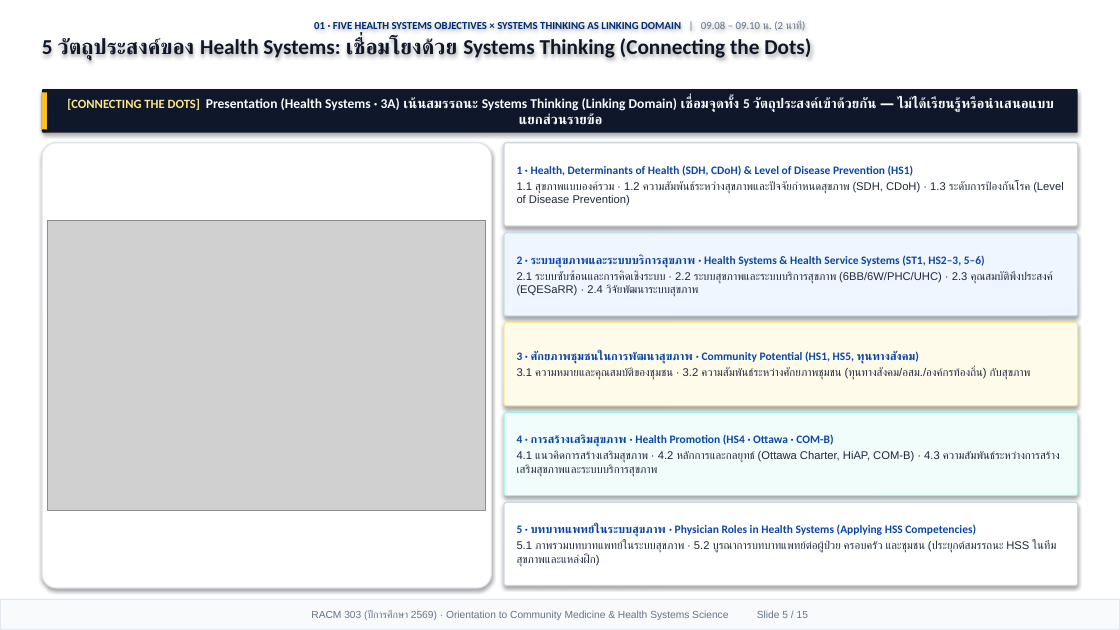
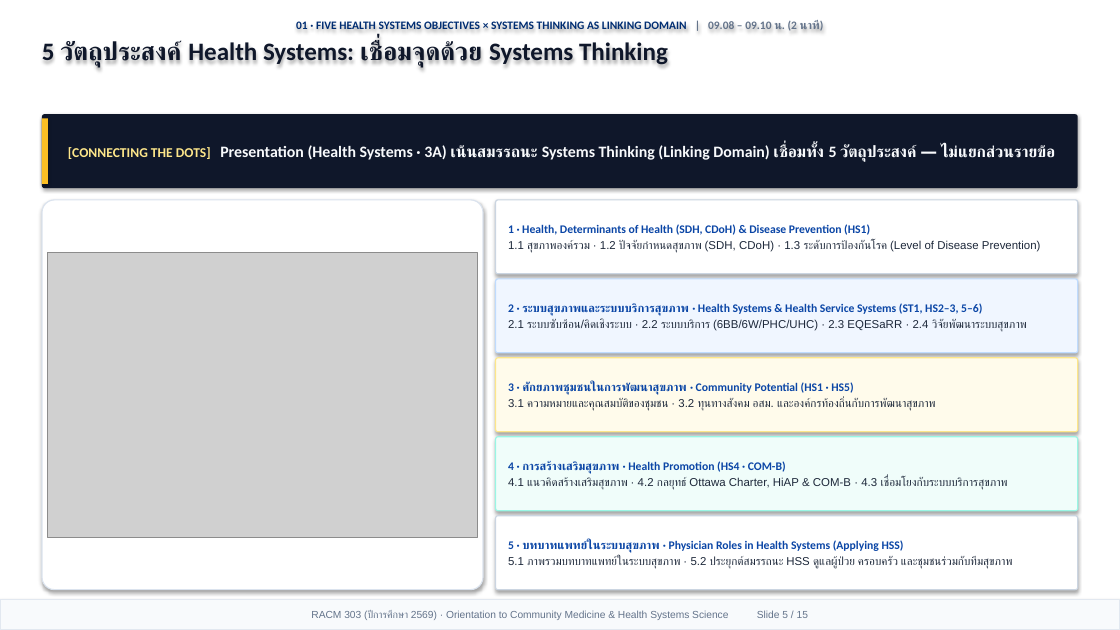
Before and after one commit to smartwoo/racm303-2569, a slide deck: slide 5 of exports/pptx/RACM303_2569_Orientation_Slides.pptx. Drawn at 1120x630 pixels with LibreOffice and Linux fonts; fonts in the diff are those of the drawing; grey boxes stand for pictures. Boxes give left, top, right and bottom in pixels: in the first picture for what was removed or moved away, otherwise in the second. Text is boxed around its words. In the diff, an @@ line names an element or a change of style, - is before the commit and + after.

Commit message:
feat(orientation): Apple Keynote 1/3 header + 2/3 Bento deck, HD original HSS figures with citations, and 6-form-factor responsive design

```diff
--- a/exports/pptx/RACM303_2569_Orientation_Slides.pptx
+++ b/exports/pptx/RACM303_2569_Orientation_Slides.pptx
@@ text at [296,20,824,31]: size 9.2 to 9.8 pt in "01 · FIVE HEALTH SYSTEMS OBJECTIVES × ..."; bold on in "| 09.08 – 09.10 น. (2 นาที)"; more space between paragraphs @@
@@ text at [42,41,668,67]: text changed; size 18.2 to 21.5 pt @@
-5 วัตถุประสงค์ของ Health Systems: เชื่อมโยงด้วย Systems Thinking (Connecting the Dots)
+5 วัตถุประสงค์ Health Systems: เชื่อมจุดด้วย Systems Thinking
@@ rounded rectangle "[CONNECTING THE DOTS] Presentation (Health ...": place and size @@
-rounded rectangle "[CONNECTING THE DOTS] Presentation (Health ..." at [42,89,1078,133]
+rounded rectangle "[CONNECTING THE DOTS] Presentation (Health ..." at [42,114,1078,188]
@@ rectangle: place and size @@
-rectangle at [42,92,47,129]
+rectangle at [42,118,48,184]
@@ text in rounded rectangle at [68,144,1055,162]: text changed; size 11.6 to 13.6 pt @@
-[CONNECTING THE DOTS] Presentation (Health Systems · 3A) เน้นสมรรถนะ Systems Thinking (Linking Domain) เชื่อมจุดทั้ง 5 วัตถุประสงค์เข้าด้วยกัน — ไม่ได้เรียนรู้หรือนำเสนอแบบแยกส่วนรายข้อ
+[CONNECTING THE DOTS] Presentation (Health Systems · 3A) เน้นสมรรถนะ Systems Thinking (Linking Domain) เชื่อมทั้ง 5 วัตถุประสงค์ — ไม่แยกส่วนรายข้อ
@@ rounded rectangle: place and size @@
-rounded rectangle at [42,143,492,588]
+rounded rectangle at [42,200,483,590]
@@ rounded rectangle "1 · Health, Determinants of ...": place and size @@
-rounded rectangle "1 · Health, Determinants of ..." at [504,143,1078,226]
+rounded rectangle "1 · Health, Determinants of ..." at [496,200,1078,274]
@@ text in rounded rectangle at [508,224,1041,253]: text changed; size 9.6 to 9.8 pt @@
-1 · Health, Determinants of Health (SDH, CDoH) & Level of Disease Prevention (HS1)
-1.1 สุขภาพแบบองค์รวม · 1.2 ความสัมพันธ์ระหว่างสุขภาพและปัจจัยกำหนดสุขภาพ (SDH, CDoH) · 1.3 ระดับการป้องกันโรค (Level of Disease Prevention)
+1 · Health, Determinants of Health (SDH, CDoH) & Disease Prevention (HS1)
+1.1 สุขภาพองค์รวม · 1.2 ปัจจัยกำหนดสุขภาพ (SDH, CDoH) · 1.3 ระดับการป้องกันโรค (Level of Disease Prevention)
@@ picture: place and size @@
-picture at [48,220,486,511]
+picture at [48,252,477,537]
@@ rounded rectangle "2 · ระบบสุขภาพและระบบบริการสุขภาพ · Health ...": place and size @@
-rounded rectangle "2 · ระบบสุขภาพและระบบบริการสุขภาพ · Health ..." at [504,233,1078,316]
+rounded rectangle "2 · ระบบสุขภาพและระบบบริการสุขภาพ · Health ..." at [496,279,1078,353]
@@ text in rounded rectangle at [508,319,1027,331]: text changed; size 9.6 to 9.8 pt @@
-2.1 ระบบซับซ้อนและการคิดเชิงระบบ · 2.2 ระบบสุขภาพและระบบบริการสุขภาพ (6BB/6W/PHC/UHC) · 2.3 คุณสมบัติพึงประสงค์ (EQESaRR) · 2.4 วิจัยพัฒนาระบบสุขภาพ
+2.1 ระบบซับซ้อน/คิดเชิงระบบ · 2.2 ระบบบริการ (6BB/6W/PHC/UHC) · 2.3 EQESaRR · 2.4 วิจัยพัฒนาระบบสุขภาพ
@@ text in rounded rectangle at [508,303,982,316]: size 9.8 to 10 pt in "2 · ระบบสุขภาพและระบบบริการสุขภาพ · Health Systems & ..." @@
@@ rounded rectangle "3 · ศักยภาพชุมชนในการพัฒนาสุขภาพ · Community ...": place and size @@
-rounded rectangle "3 · ศักยภาพชุมชนในการพัฒนาสุขภาพ · Community ..." at [504,323,1078,406]
+rounded rectangle "3 · ศักยภาพชุมชนในการพัฒนาสุขภาพ · Community ..." at [496,358,1078,432]
@@ text in rounded rectangle at [508,382,936,411]: text changed; size 9.6 to 9.8 pt @@
-3 · ศักยภาพชุมชนในการพัฒนาสุขภาพ · Community Potential (HS1, HS5, ทุนทางสังคม)
-3.1 ความหมายและคุณสมบัติของชุมชน · 3.2 ความสัมพันธ์ระหว่างศักยภาพชุมชน (ทุนทางสังคม/อสม./องค์กรท้องถิ่น) กับสุขภาพ
+3 · ศักยภาพชุมชนในการพัฒนาสุขภาพ · Community Potential (HS1 · HS5)
+3.1 ความหมายและคุณสมบัติของชุมชน · 3.2 ทุนทางสังคม อสม. และองค์กรท้องถิ่นกับการพัฒนาสุขภาพ
@@ rounded rectangle "4 · การสร้างเสริมสุขภาพ · Health ...": place and size @@
-rounded rectangle "4 · การสร้างเสริมสุขภาพ · Health ..." at [504,413,1078,496]
+rounded rectangle "4 · การสร้างเสริมสุขภาพ · Health ..." at [496,437,1078,511]
@@ text in rounded rectangle at [508,461,1008,490]: text changed; size 9.6 to 9.8 pt @@
-4 · การสร้างเสริมสุขภาพ · Health Promotion (HS4 · Ottawa · COM-B)
-4.1 แนวคิดการสร้างเสริมสุขภาพ · 4.2 หลักการและกลยุทธ์ (Ottawa Charter, HiAP, COM-B) · 4.3 ความสัมพันธ์ระหว่างการสร้างเสริมสุขภาพและระบบบริการสุขภาพ
+4 · การสร้างเสริมสุขภาพ · Health Promotion (HS4 · COM-B)
+4.1 แนวคิดสร้างเสริมสุขภาพ · 4.2 กลยุทธ์ Ottawa Charter, HiAP & COM-B · 4.3 เชื่อมโยงกับระบบบริการสุขภาพ
@@ rounded rectangle "5 · บทบาทแพทย์ในระบบสุขภาพ · Physician ...": place and size @@
-rounded rectangle "5 · บทบาทแพทย์ในระบบสุขภาพ · Physician ..." at [504,502,1078,586]
+rounded rectangle "5 · บทบาทแพทย์ในระบบสุขภาพ · Physician ..." at [496,516,1078,590]
@@ text in rounded rectangle at [508,540,1012,569]: text changed; size 9.6 to 9.8 pt @@
-5 · บทบาทแพทย์ในระบบสุขภาพ · Physician Roles in Health Systems (Applying HSS Competencies)
-5.1 ภาพรวมบทบาทแพทย์ในระบบสุขภาพ · 5.2 บูรณาการบทบาทแพทย์ต่อผู้ป่วย ครอบครัว และชุมชน (ประยุกต์สมรรถนะ HSS ในทีมสุขภาพและแหล่งฝึก)
+5 · บทบาทแพทย์ในระบบสุขภาพ · Physician Roles in Health Systems (Applying HSS)
+5.1 ภาพรวมบทบาทแพทย์ในระบบสุขภาพ · 5.2 ประยุกต์สมรรถนะ HSS ดูแลผู้ป่วย ครอบครัว และชุมชนร่วมกับทีมสุขภาพ
```
Also in this commit, not shown: 13 other slides changed, 1 slide added, 1 slide removed, 6 other files.
